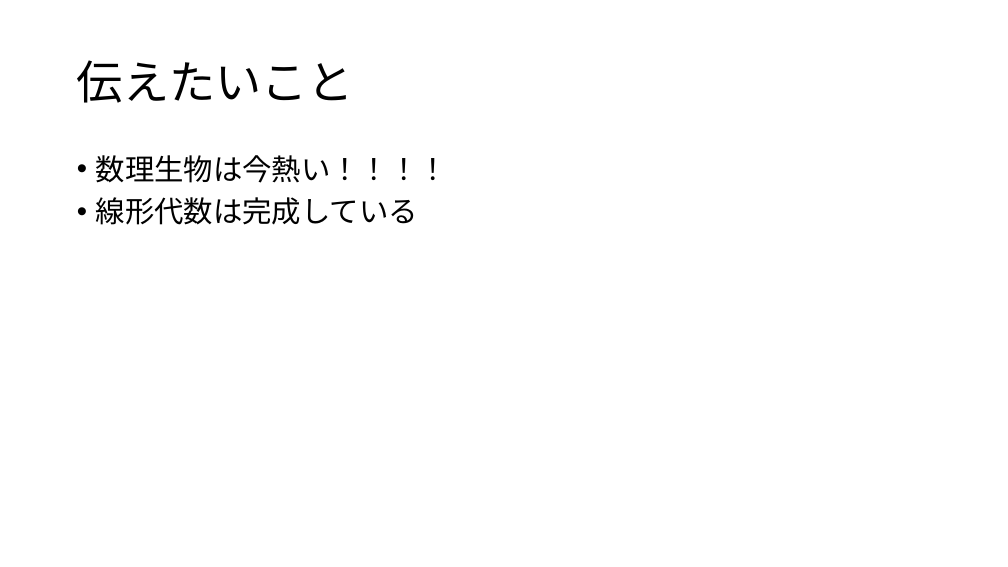
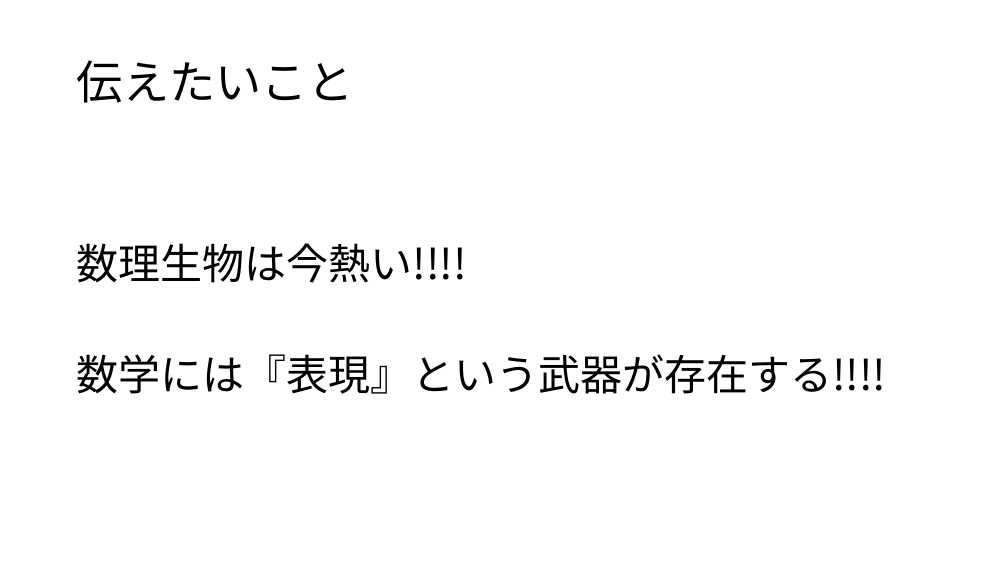
Before and after one commit to tttaaaa/Work, a slide deck: slide 2 of seminare/math_cafe/20170225/CrystalBasisModel.pptx. Drawn at 1008x567 pixels with LibreOffice and Linux fonts; fonts in the diff are those of the drawing. Boxes give left, top, right and bottom in pixels: in the first picture for what was removed or moved away, otherwise in the second. Text is boxed around its words. In the diff, an @@ line names an element or a change of style, - is before the commit and + after.

```diff
--- a/seminare/math_cafe/20170225/CrystalBasisModel.pptx
+++ b/seminare/math_cafe/20170225/CrystalBasisModel.pptx
@@ text at [77, 243, 886, 394]: text changed; size 28 to 40 pt @@
-• 数理生物は今熱い！！！！
-• 線形代数は完成している
+数理生物は今熱い!!!!
+数学には『表現』という武器が存在する!!!!
```
Also in this commit, not shown: 4 other slides changed, 1 slide added, 5 other files.
